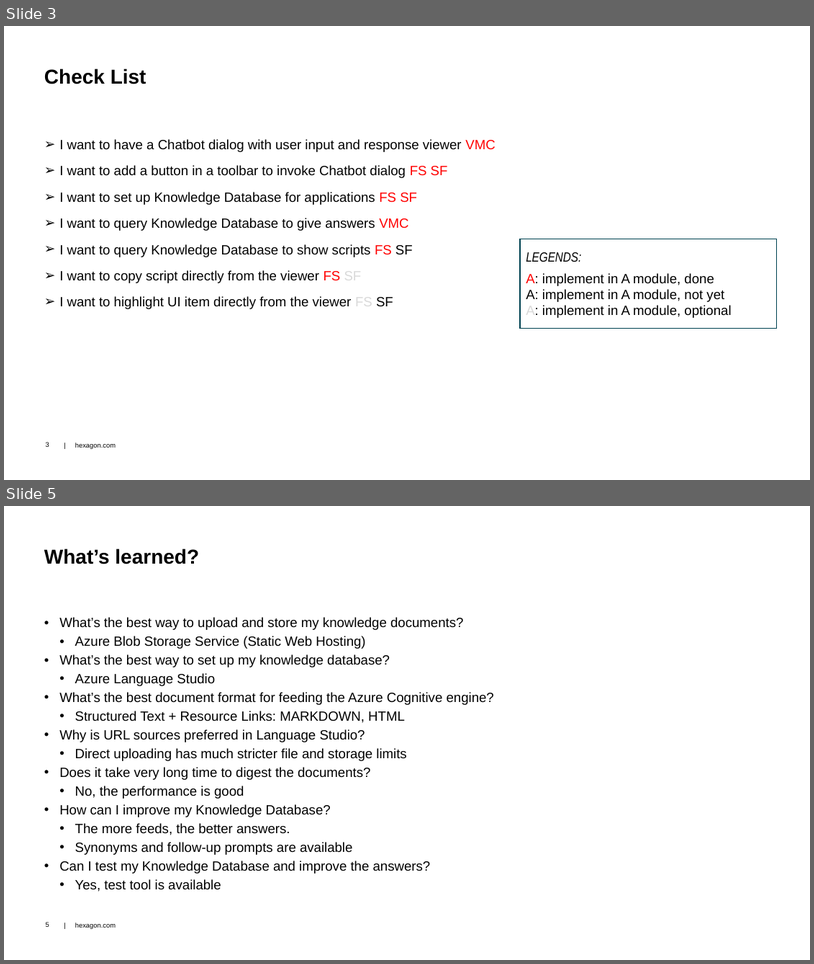
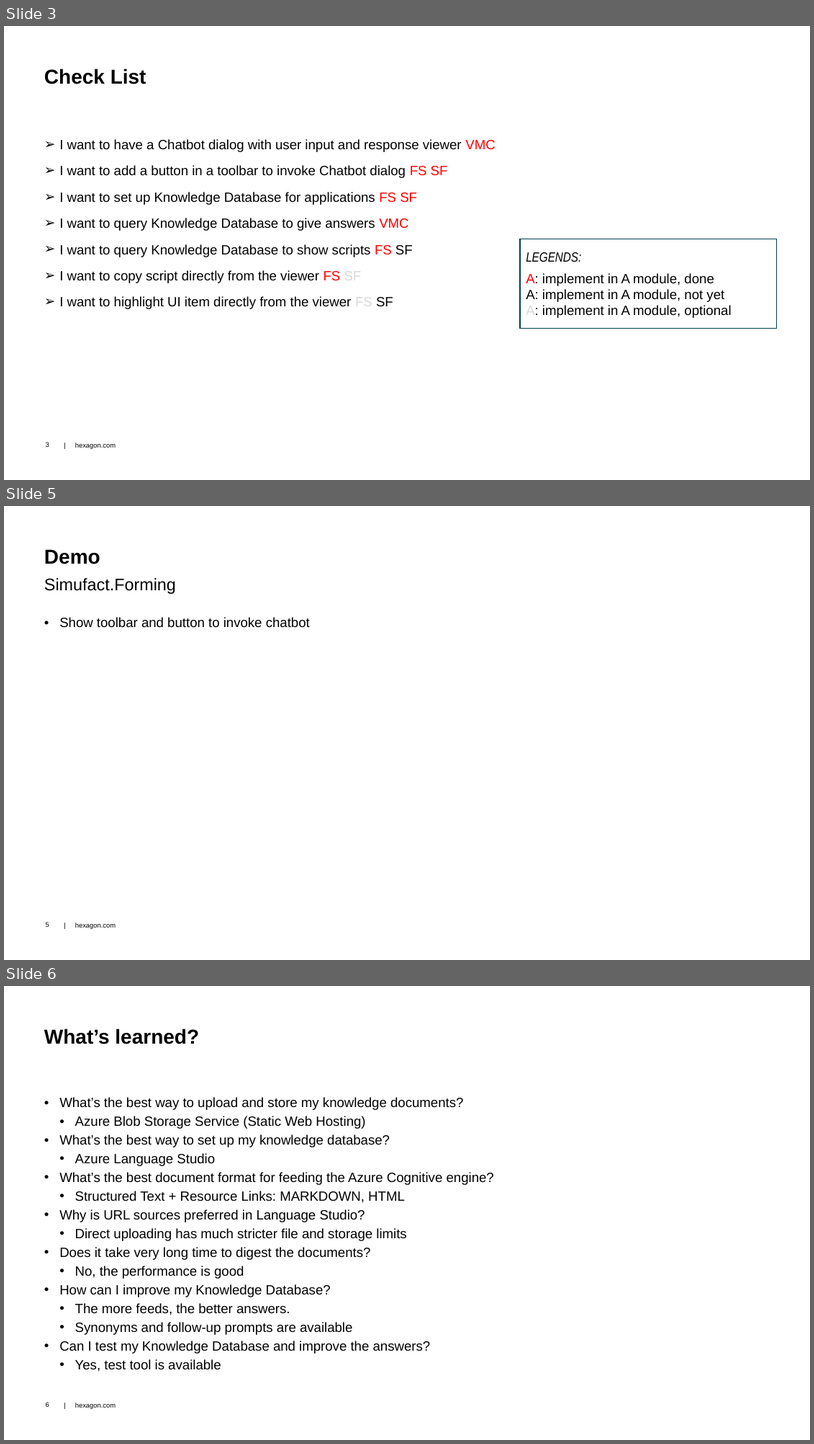
Before and after one commit to dongzgh/protos-vmccopilot, a slide deck: docs/VMC Hackathon 2024 - VMC.Chatbot - Demo.pptx. Shown one above the other, each under a label of ours: slides 3 and 5 before the commit, slides 3, 5 and 6 after it; the slides between them are not shown. The pictures are 814x964 and 814x1444 pixels, drawn with LibreOffice and Linux fonts; fonts in the diff are those of the drawing; background and template pictures are left out. Boxes give left, top, right and bottom in pixels: in the first picture for what was removed or moved away, otherwise in the second. Text is boxed around its words. In the diff, an @@ line names an element or a change of style, - is before the commit and + after.

```diff
--- a/docs/VMC Hackathon 2024 - VMC.Chatbot - Demo.pptx
+++ b/docs/VMC Hackathon 2024 - VMC.Chatbot - Demo.pptx
@@ slide 5 added at bbox=[4, 506, 810, 960], background #FFFFFF; not listed: 2 template elements that a slide beside it also shows @@
@@ title added at bbox=[44, 549, 100, 564], 24 pt, text #000000, bold @@
+Demo
@@ text added at bbox=[44, 578, 176, 594], 20 pt, text #000000 @@
+Simufact.Forming
@@ text added at bbox=[59, 617, 310, 628], 16 pt, text #000000 @@
+• Show toolbar and button to invoke chatbot
@@ what was slide 5 is now slide 6 @@
```
Also in this commit, not shown: 1 slide changed, 1 other slide added, 1 slide removed, 9 other files.
